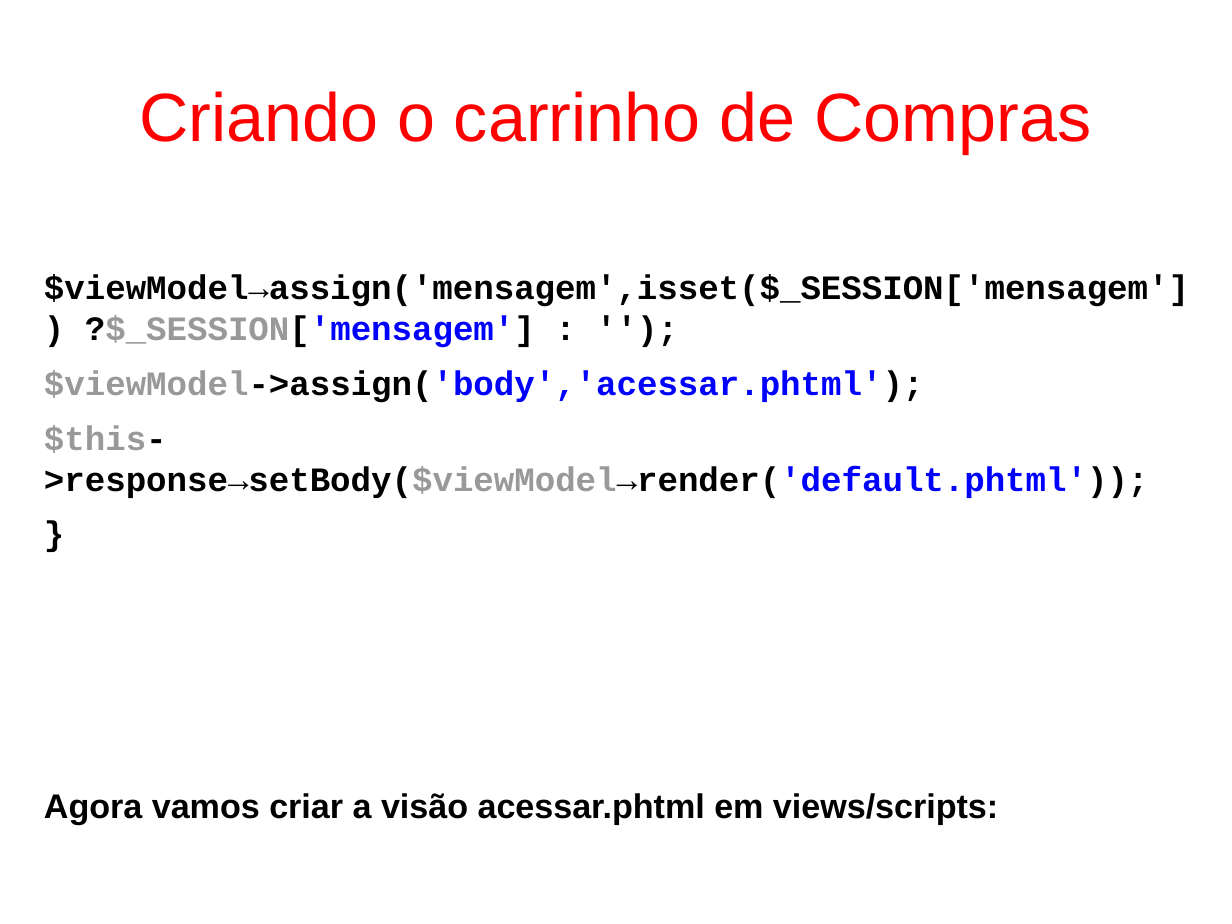
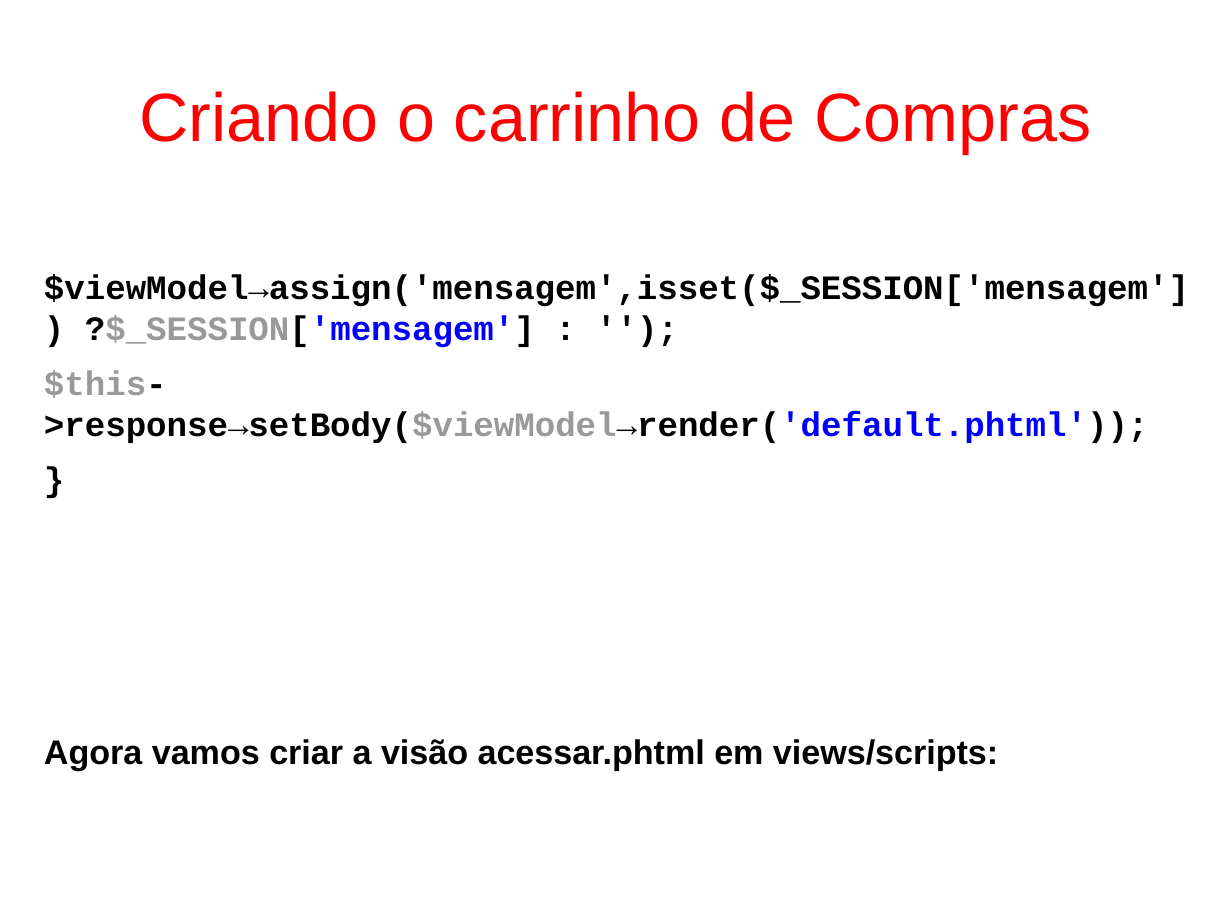
Before and after one commit to fgsl/lojasacme, a slide deck: slide 105 of docs/tutorial.odp. Drawn at 1232x924 pixels with LibreOffice and Linux fonts; fonts in the diff are those of the drawing. Boxes give left, top, right and bottom in pixels: in the first picture for what was removed or moved away, otherwise in the second. Text is boxed around its words. In the diff, an @@ line names an element or a change of style, - is before the commit and + after.

Commit message:
Remover atribuições da variável body #23

```diff
--- a/docs/tutorial.odp
+++ b/docs/tutorial.odp
@@ text at (x1=44, y1=370, x2=924, y2=403): paragraph removed @@
-$viewModel->assign('body','acessar.phtml');
```
Also in this commit, not shown: 10 other slides changed.
